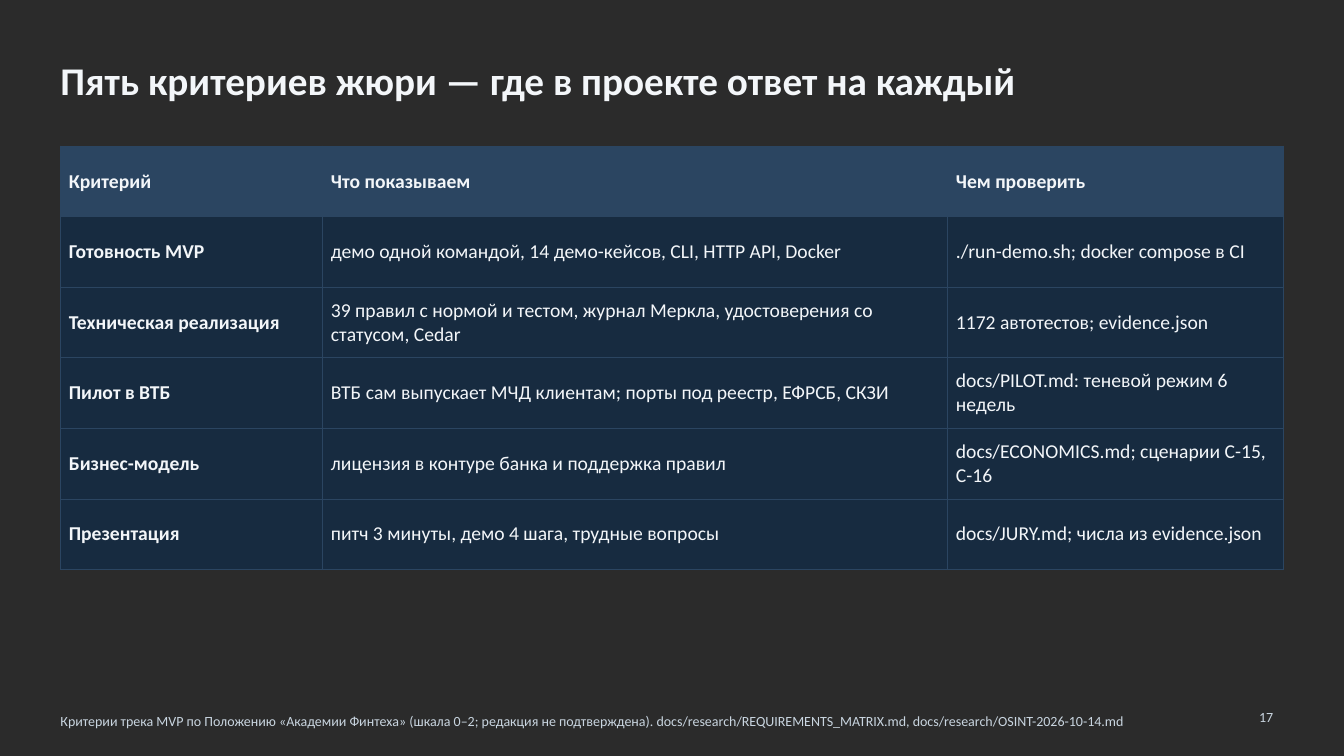
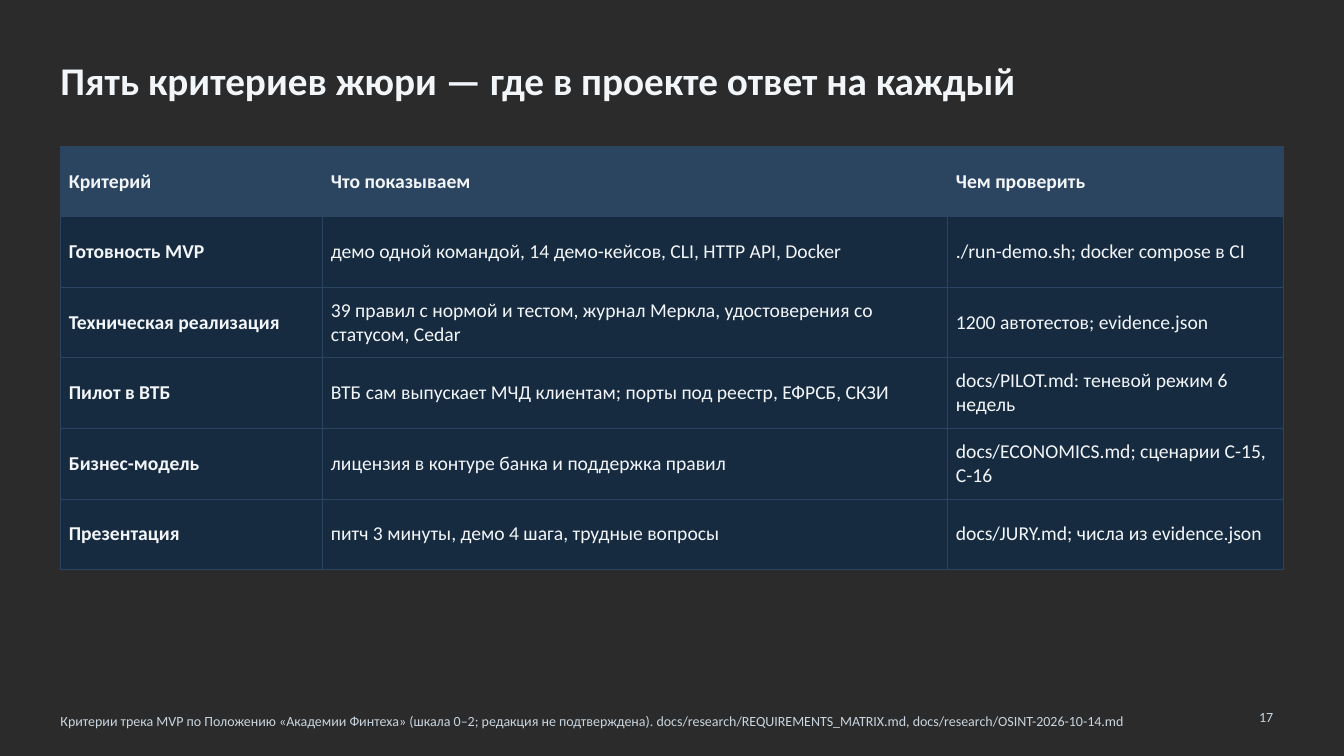
Before and after one commit to KonkovDV/Mandat, a slide deck: slide 17 of submission/slides/Mandat_VTB.pptx. Drawn at 1344x756 pixels with LibreOffice and Linux fonts; fonts in the diff are those of the drawing; background and template pictures are left out; a plain dark background stands for a picture behind light text. Boxes give left, top, right and bottom in pixels: in the first picture for what was removed or moved away, otherwise in the second. Text is boxed around its words. In the diff, an @@ line names an element or a change of style, - is before the commit and + after.

```diff
--- a/submission/slides/Mandat_VTB.pptx
+++ b/submission/slides/Mandat_VTB.pptx
@@ table at [60,146,1284,548] @@
-row 3, column 3: 1172 автотестов; evidence.json
+row 3, column 3: 1200 автотестов; evidence.json
```
Also in this commit, not shown: 3 other slides changed, 11 other files.
